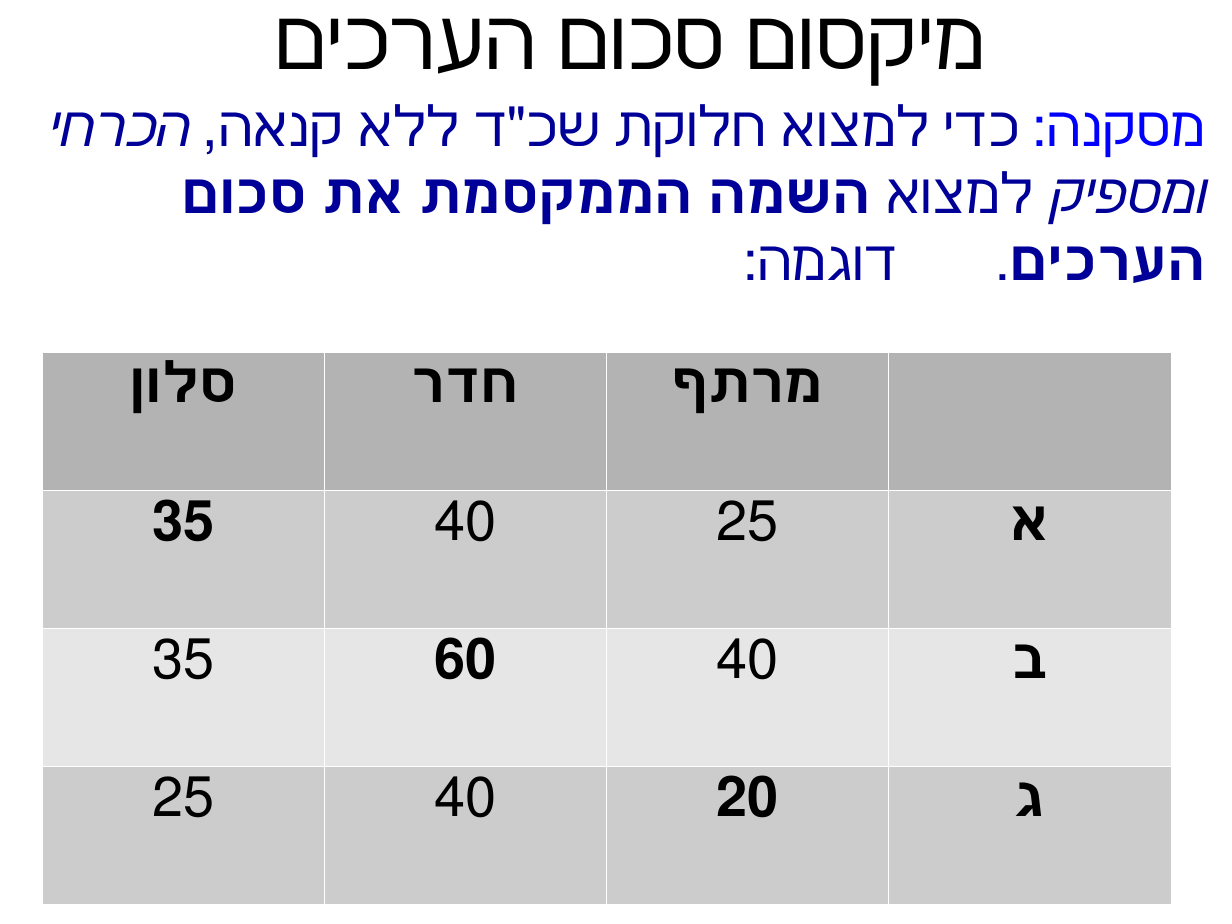
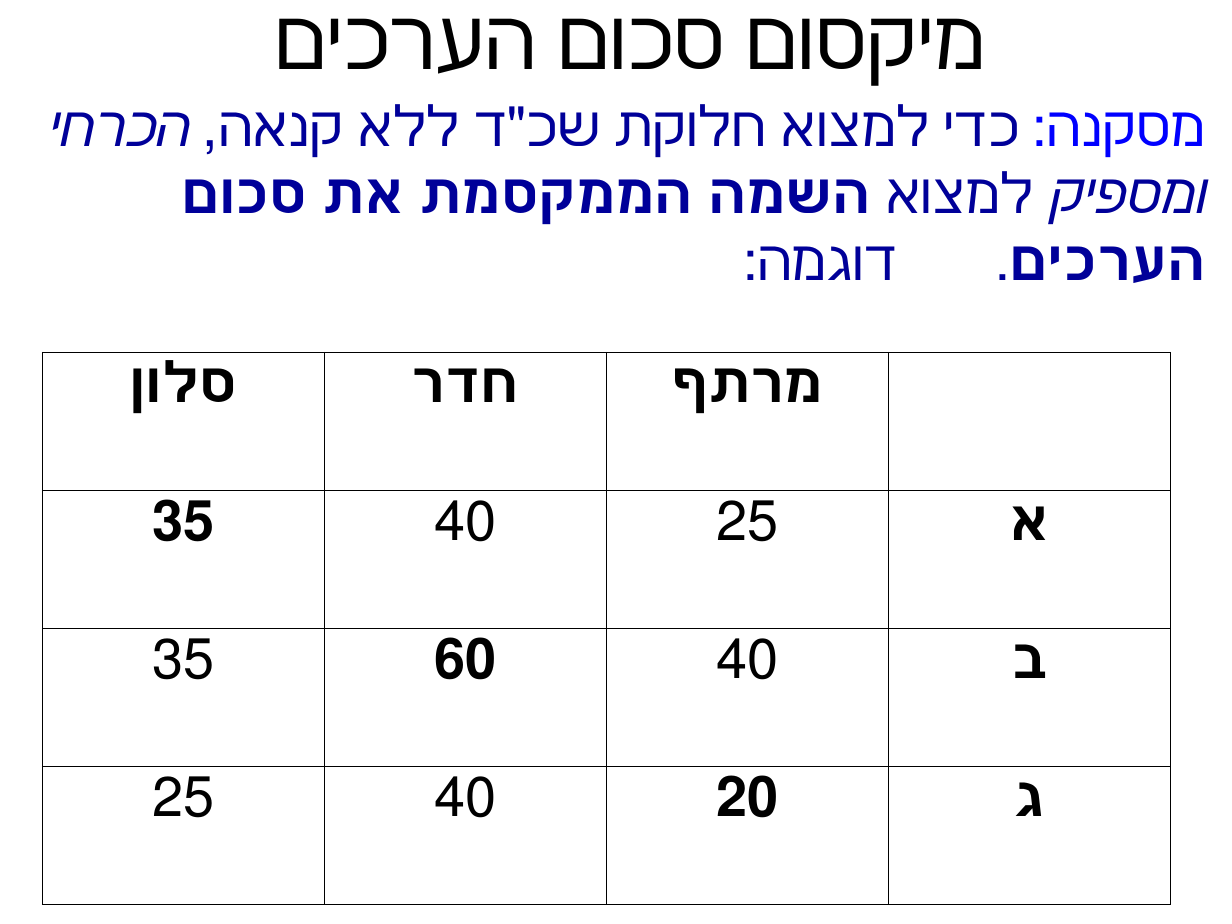
Before and after one commit to erelsgl-at-ariel/algorithms-5781, a slide deck: slide 19 of 03-rental-harmony/slides.odp (slide 18 before the commit). Drawn at 1232x924 pixels with LibreOffice and Linux fonts; fonts in the diff are those of the drawing. Boxes give left, top, right and bottom in pixels: in the first picture for what was removed or moved away, otherwise in the second. Text is boxed around its words. In the diff, an @@ line names an element or a change of style, - is before the commit and + after.

```diff
--- a/03-rental-harmony/slides.odp
+++ b/03-rental-harmony/slides.odp
@@ table at [42, 352, 1171, 904] @@
@@ fill #B3B3B3 to none in 3 cells @@
@@ fill #CCCCCC to none in 8 cells @@
@@ fill #E6E6E6 to none in row 3 @@
@@ borders changed @@
```
Also in this commit, not shown: 8 other slides changed, 1 slide added, 13 other files.
